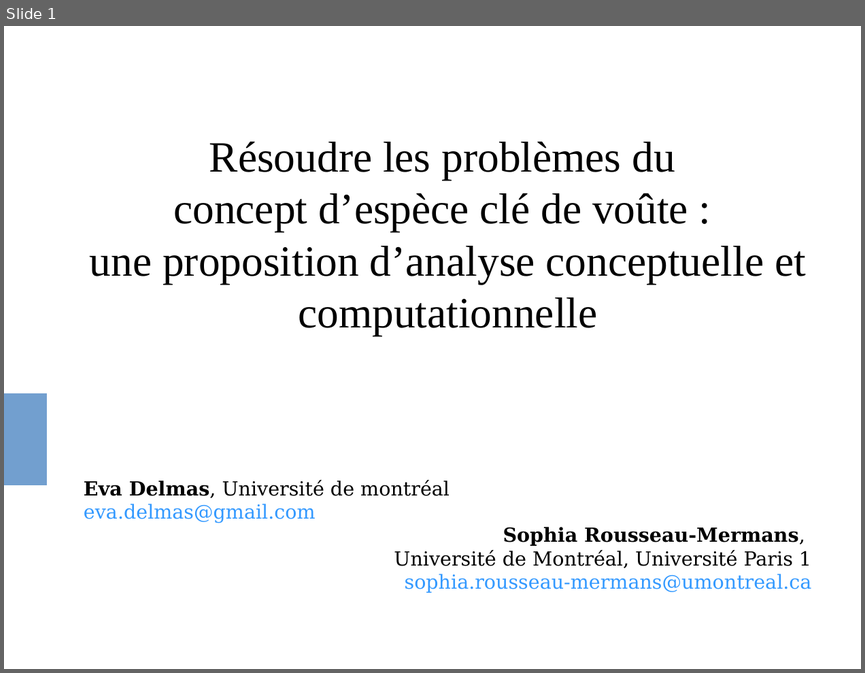
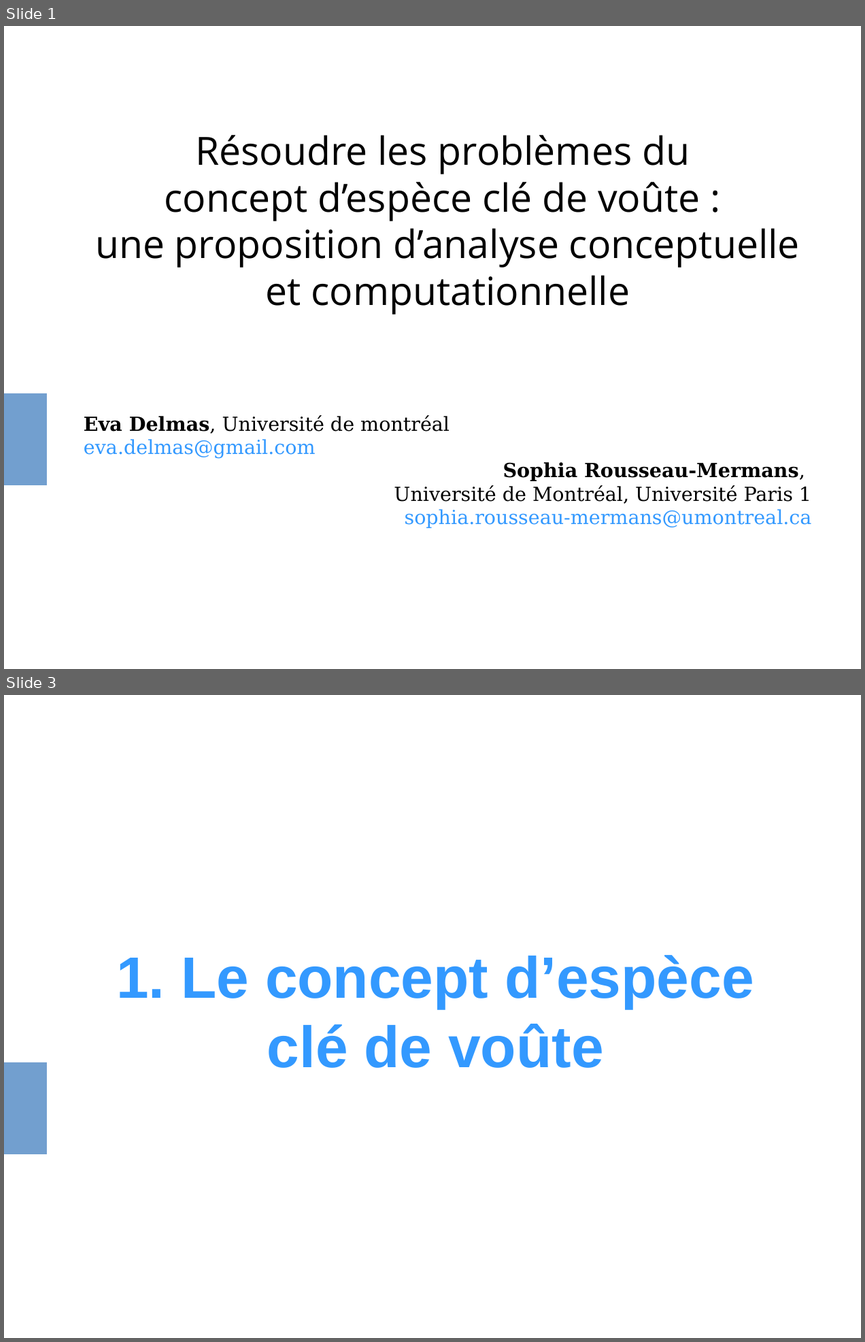
Before and after one commit to evadelmas/keystone_concept, a slide deck: presentation_LEIPS.odp. Shown one above the other, each under a label of ours: slide 1 before the commit, slides 1 and 3 after it; the slides between them are not shown. The pictures are 865x673 and 865x1342 pixels, drawn with LibreOffice and Linux fonts; fonts in the diff are those of the drawing. Boxes give left, top, right and bottom in pixels: in the first picture for what was removed or moved away, otherwise in the second. Text is boxed around its words. In the diff, an @@ line names an element or a change of style, - is before the commit and + after.

```diff
--- a/presentation_LEIPS.odp
+++ b/presentation_LEIPS.odp
@@ slide 3 added at (4, 695, 861, 1338), background #FFFFFF; not listed: 1 template element that a slide beside it also shows @@
@@ subtitle added at (116, 955, 754, 1068), 54 pt, text #3399FF, bold @@
+1. Le concept d’espèce clé de voûte
@@ slide 1 changed as well @@
@@ subtitle at (95, 135, 800, 314): size 40 to 36 pt, font Times New Roman to Open Sans in "Résoudre les problèmes du", "concept d’espèce clé de voûte :", "une proposition d’analyse conceptuelle et computationnelle" @@
```
Also in this commit, not shown: 6 other slides added, 1 other file.
